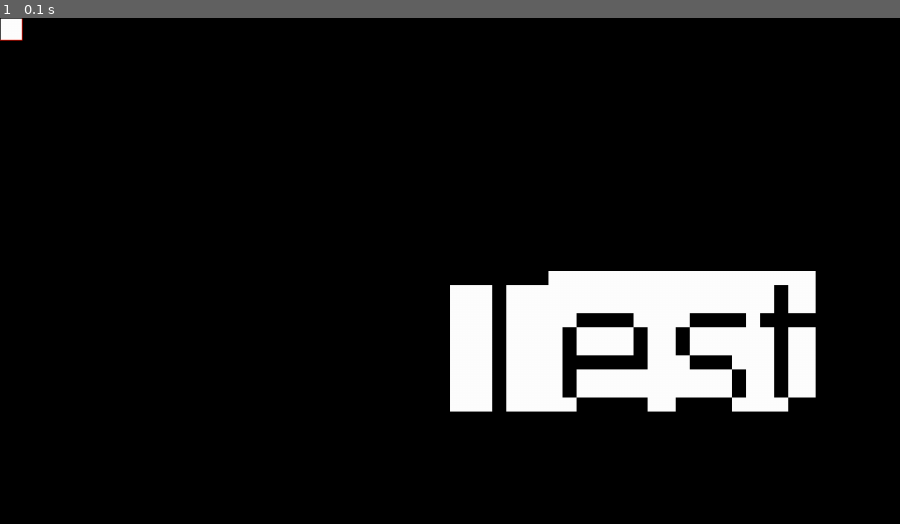
Above: before the commit, frame 1.
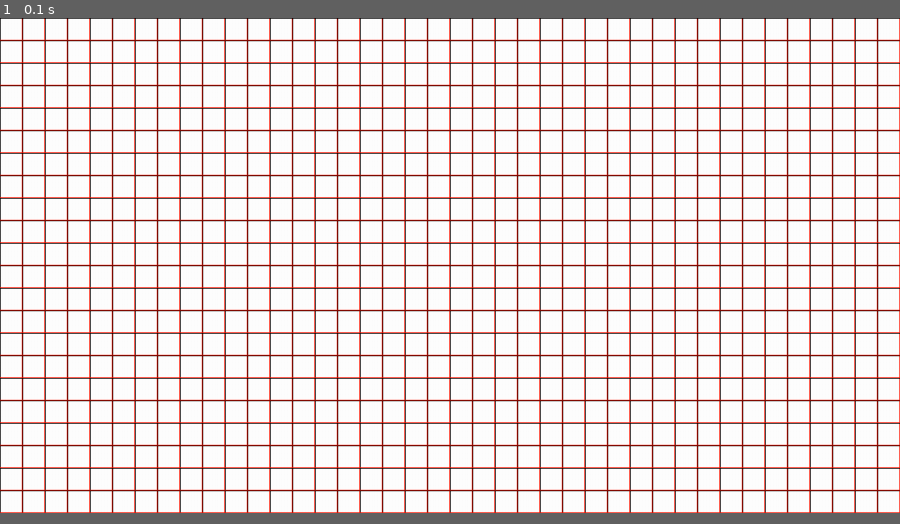
Above: after the commit, the same moment.

Repository: MaundyMoo/Coursework
Game: pygame game, started from Main.py
Two runs of this game, one before a commit and one after it. Both use one fixed random seed, a clock stepped at 60 frames per second and the inputs below.
Inputs:
- Up to frame 1 (0.1 s): no input
The window is 900x506 before the commit and 900x495 after it. Grey fills any space a smaller window leaves; there, only what the larger window draws over its background counts as a difference.

The runs differ from the first frame. In frame 1, 91% of the frame differs, in the area x 0-100%, y 0-98%.

Commit message:
Repeating Tiles

Diff:
--- a/Constants.py
+++ b/Constants.py
@@ -1,6 +1,6 @@
 import os
 SCREEN_WIDTH = 1280
-SCREEN_HEIGHT = 720
+SCREEN_HEIGHT = 704
 
 TILESIZE = 32
 
--- a/Scenes.py
+++ b/Scenes.py
@@ -1,4 +1,4 @@
-import pygame, Image, Tiles
+import pygame, Image, Tiles, Constants
 class SceneBase:
     def __init__(self, WIDTH: int, HEIGHT: int):
         self.next = self
@@ -17,8 +17,10 @@
 class TestScene(SceneBase):
     def __init__(self, WIDTH: int, HEIGHT: int):
         super().__init__(WIDTH, HEIGHT)
-        self.test = Image.ReadImage('res/test.png')
-        self.testTile = Tiles.Tile(gridPos = (0,0), spritePath = 'res/tile.png', collision = False)
+        self.TileMap = []
+        for y in range(0, int(HEIGHT/Constants.TILESIZE)):
+            for x in range(0, int(WIDTH/Constants.TILESIZE)):
+                self.TileMap.append(Tiles.Tile(gridPos = (x, y), spritePath = 'res/tile.png', collision = False))
     def ProcessInputs(self, events, pressedKeys):
         for event in events:
             if event.type == pygame.KEYDOWN:
@@ -26,5 +28,5 @@
                     self.SwitchScene(TestScene2(self.WIDTH, self.HEIGHT))
     def Render(self, screen):
         screen.fill((0,0,0))
-        self.testTile.Render(screen)
-        screen.blit(self.test, (int(self.WIDTH / 2), self.HEIGHT / 2))
+        for each in self.TileMap:
+            each.Render(screen)
--- a/Tiles.py
+++ b/Tiles.py
@@ -1,8 +1,10 @@
 import Constants, Image
+from pygame import transform
 class Tile:
     def __init__(self, gridPos: tuple, spritePath: str, collision: bool):
         spritePath = Constants.getPath(spritePath)
         self.sprite = Image.ReadImage(spritePath)
+        self.sprite = transform.scale(self.sprite, (Constants.TILESIZE, Constants.TILESIZE))
         self.x, self.y = gridPos[0], gridPos[1]
     def isCollidable(self) -> bool:
         return collision
